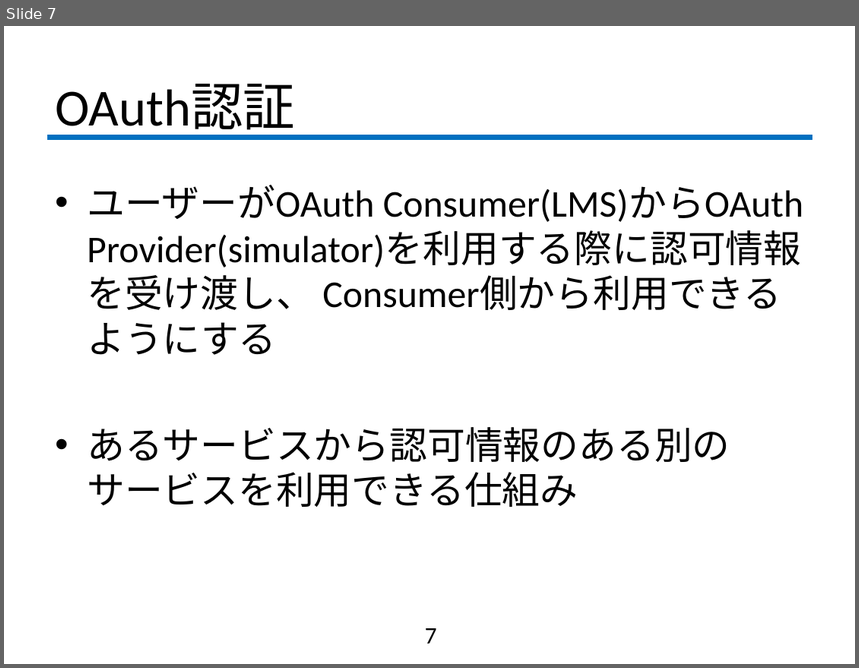
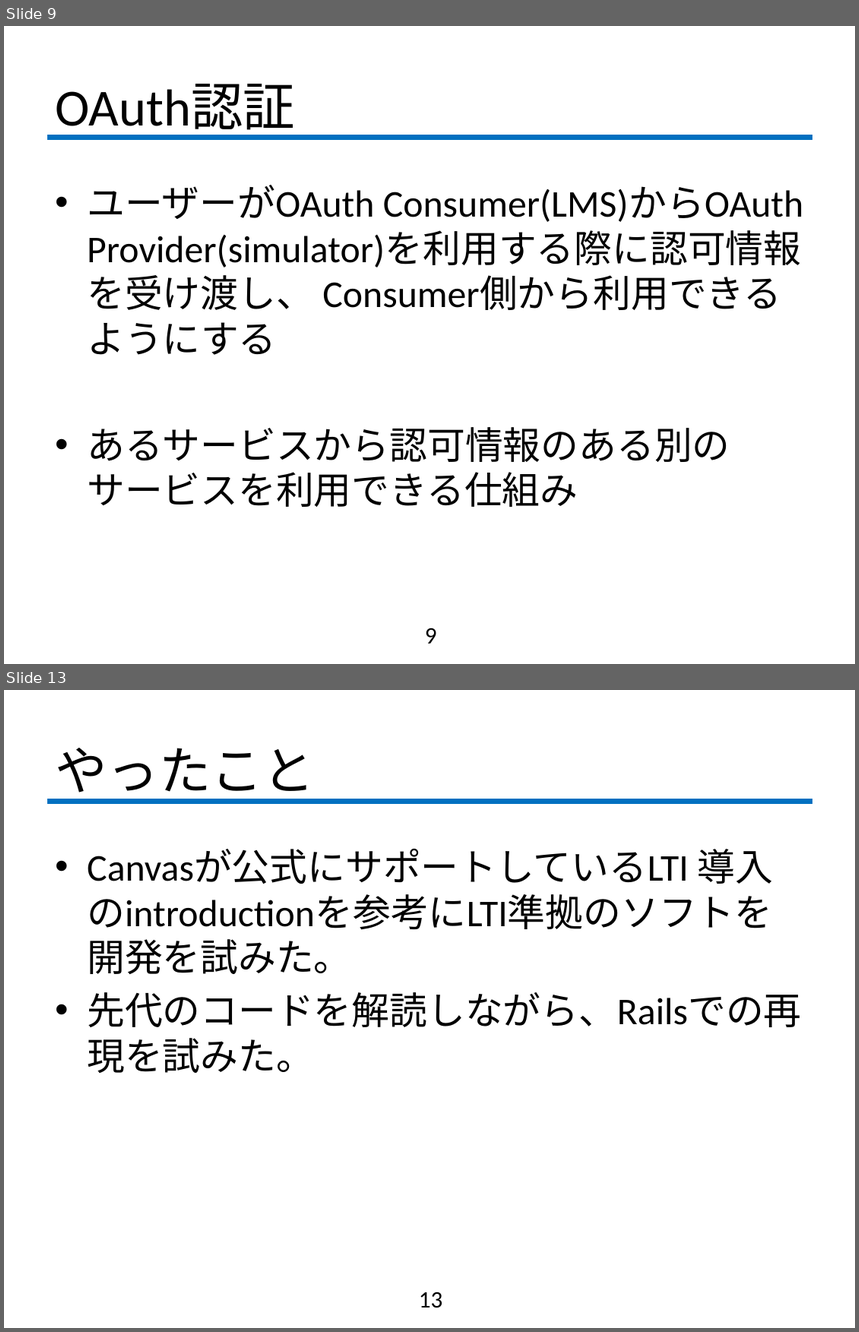
Before and after one commit to fujiLabo/fuji_simu, a slide deck: 中間発表.pptx. Shown one above the other, each under a label of ours: slide 7 before the commit, slides 9 and 13 after it; the slides between them are not shown. The pictures are 859x668 and 859x1332 pixels, drawn with LibreOffice and Linux fonts; fonts in the diff are those of the drawing; background and template pictures are left out. Boxes give left, top, right and bottom in pixels: in the first picture for what was removed or moved away, otherwise in the second. Text is boxed around its words. In the diff, an @@ line names an element or a change of style, - is before the commit and + after.

```diff
--- a/中間発表.pptx
+++ b/中間発表.pptx
@@ slide 13 added at [4, 690, 855, 1328], background #FFFFFF; not listed: 1 template element that a slide beside it also shows @@
@@ title added at [55, 748, 315, 802], 44 pt, text #000000 @@
+やったこと
@@ text added at [87, 849, 801, 1073], 32 pt, text #000000 @@
+• Canvasが公式にサポートしているLTI 導入のintroductionを参考にLTI準拠のソフトを開発を試みた。
+• 先代のコードを解読しながら、Railsでの再現を試みた。
@@ page number added at [419, 1293, 443, 1309], 20 pt, text #000000 @@
+13
@@ what was slide 7 is now slide 9 @@
@@ page number at [425, 629, 437, 644]: text changed @@
-7
+9
```
Also in this commit, not shown: 6 slides changed, 8 other slides added, 1 slide removed.
